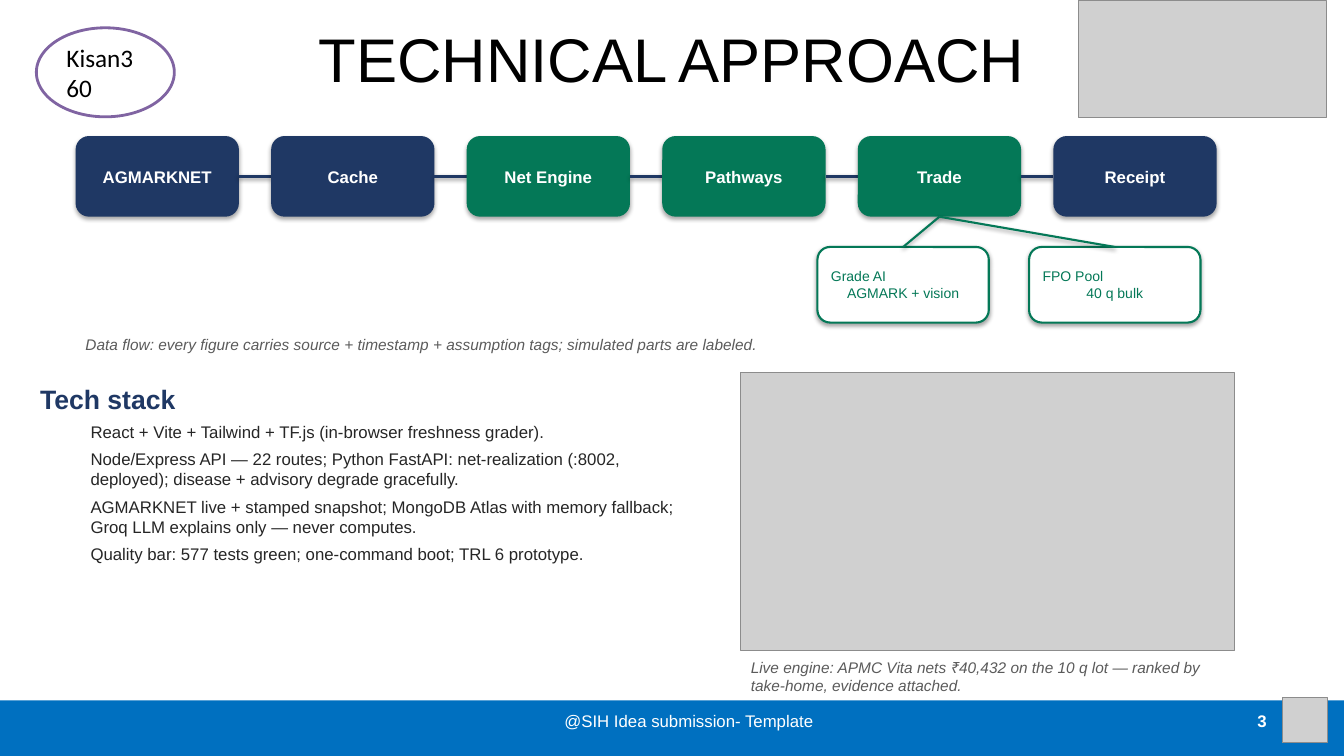
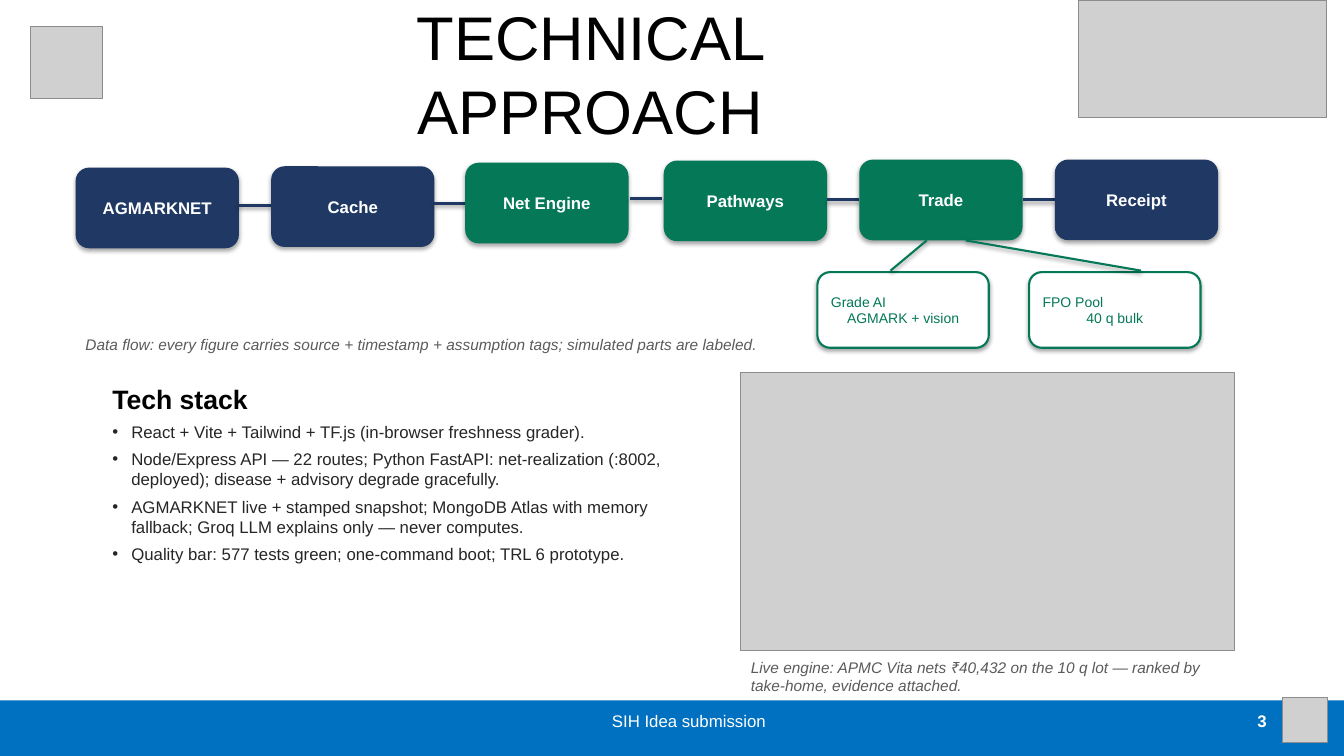
Before and after one commit to Kissan-360/Kisan360_new, a slide deck: slide 3 of Kisan360_SIH26132_Idea_PPT_v4.pptx. Drawn at 1344x756 pixels with LibreOffice and Linux fonts; fonts in the diff are those of the drawing; grey boxes stand for pictures. Boxes give left, top, right and bottom in pixels: in the first picture for what was removed or moved away, otherwise in the second. Text is boxed around its words. In the diff, an @@ line names an element or a change of style, - is before the commit and + after.

```diff
--- a/Kisan360_SIH26132_Idea_PPT_v4.pptx
+++ b/Kisan360_SIH26132_Idea_PPT_v4.pptx
@@ picture added at (x1=30, y1=26, x2=103, y2=99) @@
@@ ellipse removed at (x1=36, y1=28, x2=174, y2=117) @@
-Kisan360
@@ title "TECHNICAL APPROACH" rewrapped from (x1=319, y1=39, x2=1024, y2=83) to (x1=417, y1=17, x2=766, y2=135) @@
@@ 2 rounded rectangles, 2 lines moved together from (x1=76, y1=136, x2=467, y2=217) to (x1=76, y1=166, x2=467, y2=248) @@
@@ 6 rounded rectangles, 3 lines moved together from (x1=467, y1=136, x2=1217, y2=323) to (x1=466, y1=159, x2=1218, y2=348) @@
@@ line moved from (903, 247) - (940, 217) to (890, 271) - (927, 241) @@
@@ line moved from (1115, 247) - (940, 217) to (1141, 271) - (966, 241) @@
@@ text "Tech stack" moved from (x1=40, y1=389, x2=674, y2=564) to (x1=112, y1=389, x2=660, y2=564) @@
@@ text "Tech stack" at (x1=112, y1=389, x2=660, y2=564): text colour #1F3864 to #000000 in "Tech stack"; bullet none to •; list level 2 to 1 in "React + Vite + Tailwind ..."; list level 2 to 1 in "Node/Express API — 22 routes; ..."; list level 2 to 1 in "AGMARKNET live + stamped snapshot; ..."; list level 2 to 1 in "Quality bar: 577 tests green; ..." @@
@@ text at (x1=612, y1=715, x2=766, y2=727): text changed @@
-@SIH Idea submission- Template
+SIH Idea submission
```
Also in this commit, not shown: 5 other slides changed, 11 other files.
